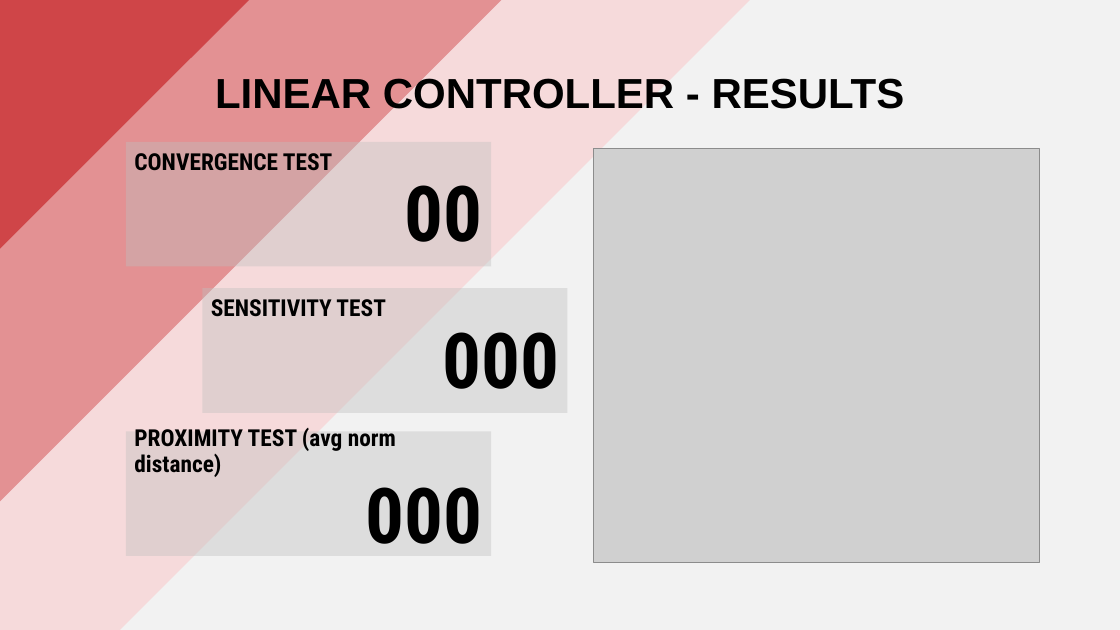
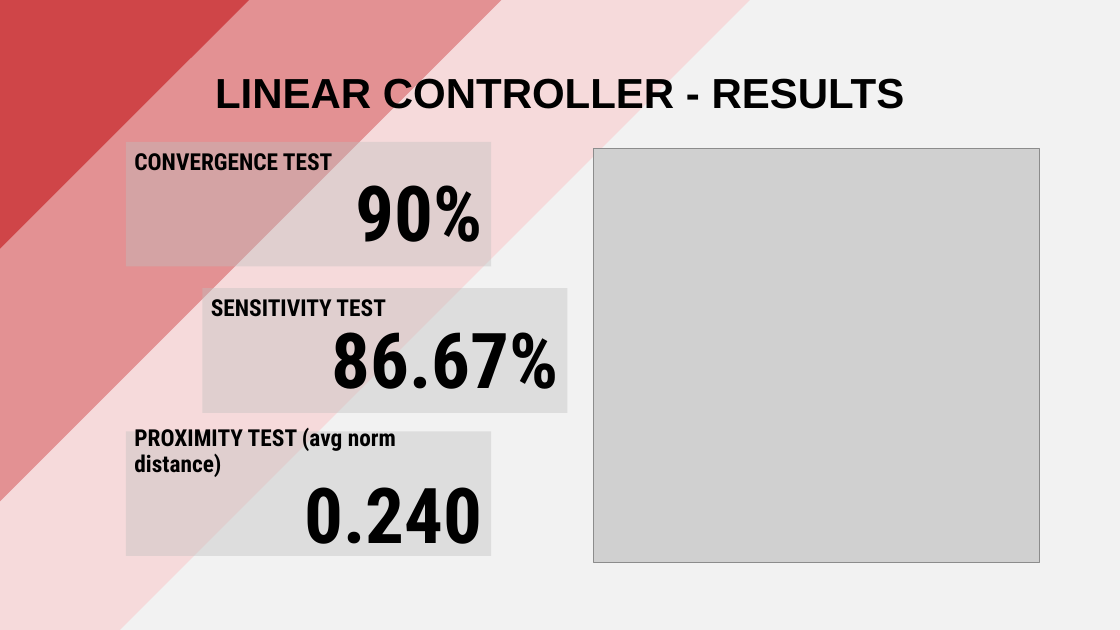
Before and after one commit to PippoGot/R-C2, a slide deck: slide 15 of documentation/presentation.pptx. Drawn at 1120x630 pixels with LibreOffice and Linux fonts; fonts in the diff are those of the drawing; grey boxes stand for pictures. Boxes give left, top, right and bottom in pixels: in the first picture for what was removed or moved away, otherwise in the second. Text is boxed around its words. In the diff, an @@ line names an element or a change of style, - is before the commit and + after.

```diff
--- a/documentation/presentation.pptx
+++ b/documentation/presentation.pptx
@@ text in rectangle at (x1=356, y1=185, x2=483, y2=242): text changed @@
-00
+90%
@@ text in rectangle at (x1=332, y1=332, x2=559, y2=389): text changed @@
-000
+86.67%
@@ text in rectangle at (x1=304, y1=487, x2=482, y2=544): text changed @@
-000
+0.240
```
Also in this commit, not shown: 8 other slides changed, 6 other files.
